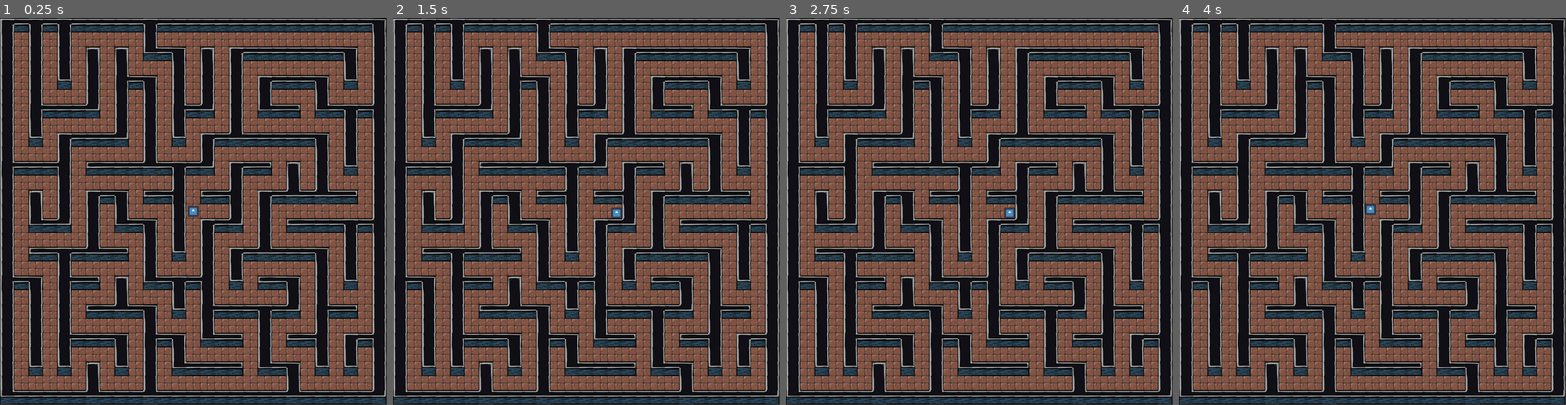
Above: before the commit, frames 1-4 (left to right).
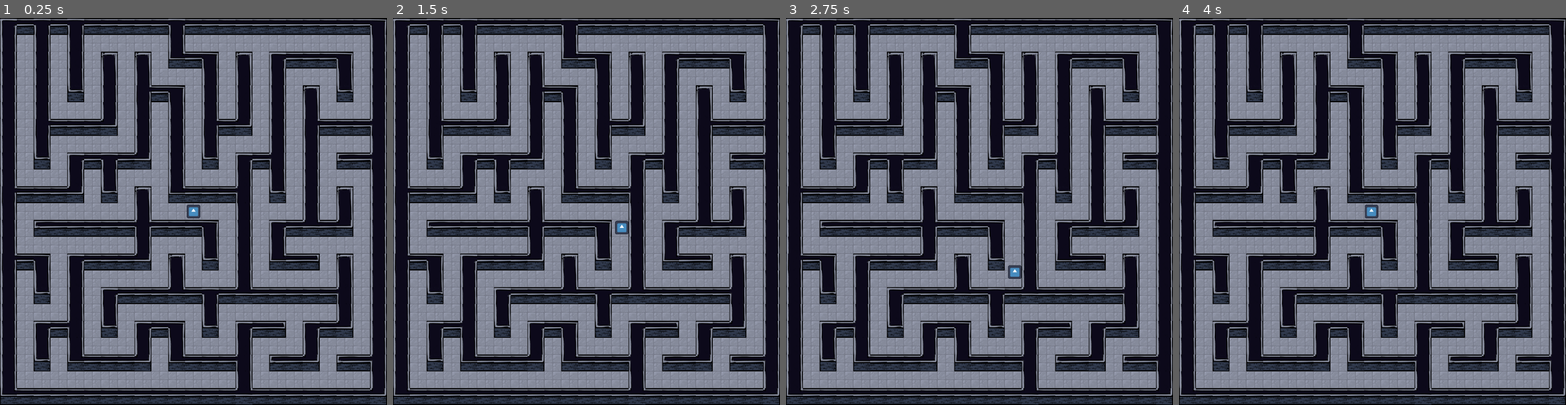
Above: after the commit, the same moments.

Repository: grotesquehead/01_maze
Game: Godot game, scene res://maze.tscn
Two runs of this game, one before a commit and one after it. Both use one fixed random seed, a clock stepped at 60 frames per second and the inputs below. The engine's default icon, where the game draws it, is replaced by a stand-in: a white triangle on a blue panel in a dark square.
Inputs:
- Up to frame 1 (0.25 s): no input
- Up to frame 2 (1.5 s): tap Enter at 0.5 s; hold D (move_right) 0.53-1.28 s; tap Space at 1.25 s; hold S (move_down) from 1.28 s (still down)
- Up to frame 3 (2.75 s): release S (move_down) at 2.03 s; hold D (move_right) from 2.03 s (still down)
- Up to frame 4 (4 s): tap Enter at 2.75 s; release D (move_right) at 2.78 s; hold W (move_up) 2.78-3.53 s; hold A (move_left) from 3.53 s (still down)
The window is 799x799 before the commit and 800x800 after it. Grey fills any space a smaller window leaves; there, only what the larger window draws over its background counts as a difference.

The runs differ from the first frame. In frame 1, 82% of the frame differs, in the area x 0-100%, y 0-100%; in frame 2, 82%; in frame 3, 82%; in frame 4, 82%.

Commit message:
Increase tile size to 40

Diff:
--- a/src/maze.tscn
+++ b/src/maze.tscn
@@ -7,22 +7,22 @@
 
 [sub_resource type="TileSetAtlasSource" id="TileSetAtlasSource_8u5pl"]
 texture = ExtResource("3_aj6cd")
-texture_region_size = Vector2i(32, 32)
+texture_region_size = Vector2i(40, 40)
 0:0/0 = 0
 
 [sub_resource type="TileSet" id="TileSet_7q5o3"]
-tile_size = Vector2i(32, 32)
+tile_size = Vector2i(40, 40)
 sources/0 = SubResource("TileSetAtlasSource_8u5pl")
 
 [sub_resource type="TileSetAtlasSource" id="TileSetAtlasSource_l84d8"]
 texture = ExtResource("3_r7rin")
-texture_region_size = Vector2i(32, 32)
+texture_region_size = Vector2i(40, 40)
 0:0/0 = 0
 0:0/0/terrain_set = 0
 0:0/0/terrain = 0
 0:0/0/physics_layer_0/linear_velocity = Vector2(0, 0)
 0:0/0/physics_layer_0/angular_velocity = 0.0
-0:0/0/physics_layer_0/polygon_0/points = PackedVector2Array(-16, -16, 16, -16, 16, 16, -16, 16)
+0:0/0/physics_layer_0/polygon_0/points = PackedVector2Array(-20, -20, -20, 20, 20, 20, 20, -20)
 0:0/0/terrains_peering_bit/right_side = 0
 0:0/0/terrains_peering_bit/bottom_side = 0
 1:0/0 = 0
@@ -30,7 +30,7 @@
 1:0/0/terrain = 0
 1:0/0/physics_layer_0/linear_velocity = Vector2(0, 0)
 1:0/0/physics_layer_0/angular_velocity = 0.0
-1:0/0/physics_layer_0/polygon_0/points = PackedVector2Array(-16, -16, 16, -16, 16, 16, -16, 16)
+1:0/0/physics_layer_0/polygon_0/points = PackedVector2Array(-20, -20, -20, 20, 20, 20, 20, -20)
 1:0/0/terrains_peering_bit/right_side = 0
 1:0/0/terrains_peering_bit/bottom_side = 0
 1:0/0/terrains_peering_bit/left_side = 0
@@ -39,22 +39,15 @@
 2:0/0/terrain = 0
 2:0/0/physics_layer_0/linear_velocity = Vector2(0, 0)
 2:0/0/physics_layer_0/angular_velocity = 0.0
-2:0/0/physics_layer_0/polygon_0/points = PackedVector2Array(-16, -16, 16, -16, 16, 16, -16, 16)
+2:0/0/physics_layer_0/polygon_0/points = PackedVector2Array(-20, -20, -20, 20, 20, 20, 20, -20)
 2:0/0/terrains_peering_bit/bottom_side = 0
 2:0/0/terrains_peering_bit/left_side = 0
-3:0/0 = 0
-3:0/0/terrain_set = 0
-3:0/0/terrain = 0
-3:0/0/physics_layer_0/linear_velocity = Vector2(0, 0)
-3:0/0/physics_layer_0/angular_velocity = 0.0
-3:0/0/physics_layer_0/polygon_0/points = PackedVector2Array(-16, -16, 16, -16, 16, 16, -16, 16)
-3:0/0/terrains_peering_bit/bottom_side = 0
 0:1/0 = 0
 0:1/0/terrain_set = 0
 0:1/0/terrain = 0
 0:1/0/physics_layer_0/linear_velocity = Vector2(0, 0)
 0:1/0/physics_layer_0/angular_velocity = 0.0
-0:1/0/physics_layer_0/polygon_0/points = PackedVector2Array(-16, -16, 16, -16, 16, 16, -16, 16)
+0:1/0/physics_layer_0/polygon_0/points = PackedVector2Array(-20, -20, -20, 20, 20, 20, 20, -20)
 0:1/0/terrains_peering_bit/right_side = 0
 0:1/0/terrains_peering_bit/bottom_side = 0
 0:1/0/terrains_peering_bit/top_side = 0
@@ -63,7 +56,7 @@
 1:1/0/terrain = 0
 1:1/0/physics_layer_0/linear_velocity = Vector2(0, 0)
 1:1/0/physics_layer_0/angular_velocity = 0.0
-1:1/0/physics_layer_0/polygon_0/points = PackedVector2Array(-16, -16, 16, -16, 16, 16, -16, 16)
+1:1/0/physics_layer_0/polygon_0/points = PackedVector2Array(-20, -20, -20, 20, 20, 20, 20, -20)
 1:1/0/terrains_peering_bit/right_side = 0
 1:1/0/terrains_peering_bit/bottom_side = 0
 1:1/0/terrains_peering_bit/left_side = 0
@@ -73,24 +66,16 @@
 2:1/0/terrain = 0
 2:1/0/physics_layer_0/linear_velocity = Vector2(0, 0)
 2:1/0/physics_layer_0/angular_velocity = 0.0
-2:1/0/physics_layer_0/polygon_0/points = PackedVector2Array(-16, -16, 16, -16, 16, 16, -16, 16)
+2:1/0/physics_layer_0/polygon_0/points = PackedVector2Array(-20, -20, -20, 20, 20, 20, 20, -20)
 2:1/0/terrains_peering_bit/bottom_side = 0
 2:1/0/terrains_peering_bit/left_side = 0
 2:1/0/terrains_peering_bit/top_side = 0
-3:1/0 = 0
-3:1/0/terrain_set = 0
-3:1/0/terrain = 0
-3:1/0/physics_layer_0/linear_velocity = Vector2(0, 0)
-3:1/0/physics_layer_0/angular_velocity = 0.0
-3:1/0/physics_layer_0/polygon_0/points = PackedVector2Array(-16, -16, 16, -16, 16, 16, -16, 16)
-3:1/0/terrains_peering_bit/bottom_side = 0
-3:1/0/terrains_peering_bit/top_side = 0
 0:2/0 = 0
 0:2/0/terrain_set = 0
 0:2/0/terrain = 0
 0:2/0/physics_layer_0/linear_velocity = Vector2(0, 0)
 0:2/0/physics_layer_0/angular_velocity = 0.0
-0:2/0/physics_layer_0/polygon_0/points = PackedVector2Array(-16, -16, 16, -16, 16, 16, -16, 16)
+0:2/0/physics_layer_0/polygon_0/points = PackedVector2Array(-20, -20, -20, 20, 20, 20, 20, -20)
 0:2/0/terrains_peering_bit/right_side = 0
 0:2/0/terrains_peering_bit/top_side = 0
 1:2/0 = 0
@@ -98,7 +83,7 @@
 1:2/0/terrain = 0
 1:2/0/physics_layer_0/linear_velocity = Vector2(0, 0)
 1:2/0/physics_layer_0/angular_velocity = 0.0
-1:2/0/physics_layer_0/polygon_0/points = PackedVector2Array(-16, -16, 16, -16, 16, 16, -16, 16)
+1:2/0/physics_layer_0/polygon_0/points = PackedVector2Array(-20, -20, -20, 20, 20, 20, 20, -20)
 1:2/0/terrains_peering_bit/right_side = 0
 1:2/0/terrains_peering_bit/left_side = 0
 1:2/0/terrains_peering_bit/top_side = 0
@@ -107,47 +92,62 @@
 2:2/0/terrain = 0
 2:2/0/physics_layer_0/linear_velocity = Vector2(0, 0)
 2:2/0/physics_layer_0/angular_velocity = 0.0
-2:2/0/physics_layer_0/polygon_0/points = PackedVector2Array(-16, -16, 16, -16, 16, 16, -16, 16)
+2:2/0/physics_layer_0/polygon_0/points = PackedVector2Array(-20, -20, -20, 20, 20, 20, 20, -20)
 2:2/0/terrains_peering_bit/left_side = 0
 2:2/0/terrains_peering_bit/top_side = 0
+3:0/0 = 0
+3:0/0/terrain_set = 0
+3:0/0/terrain = 0
+3:0/0/physics_layer_0/linear_velocity = Vector2(0, 0)
+3:0/0/physics_layer_0/angular_velocity = 0.0
+3:0/0/physics_layer_0/polygon_0/points = PackedVector2Array(-20, -20, -20, 20, 20, 20, 20, -20)
+3:0/0/terrains_peering_bit/bottom_side = 0
+3:1/0 = 0
+3:1/0/terrain_set = 0
+3:1/0/terrain = 0
+3:1/0/physics_layer_0/linear_velocity = Vector2(0, 0)
+3:1/0/physics_layer_0/angular_velocity = 0.0
+3:1/0/physics_layer_0/polygon_0/points = PackedVector2Array(-20, -20, -20, 20, 20, 20, 20, -20)
+3:1/0/terrains_peering_bit/bottom_side = 0
+3:1/0/terrains_peering_bit/top_side = 0
 3:2/0 = 0
 3:2/0/terrain_set = 0
 3:2/0/terrain = 0
 3:2/0/physics_layer_0/linear_velocity = Vector2(0, 0)
 3:2/0/physics_layer_0/angular_velocity = 0.0
-3:2/0/physics_layer_0/polygon_0/points = PackedVector2Array(-16, -16, 16, -16, 16, 16, -16, 16)
+3:2/0/physics_layer_0/polygon_0/points = PackedVector2Array(-20, -20, -20, 20, 20, 20, 20, -20)
 3:2/0/terrains_peering_bit/top_side = 0
+3:3/0 = 0
+3:3/0/terrain_set = 0
+3:3/0/terrain = 0
+3:3/0/physics_layer_0/linear_velocity = Vector2(0, 0)
+3:3/0/physics_layer_0/angular_velocity = 0.0
+3:3/0/physics_layer_0/polygon_0/points = PackedVector2Array(-20, -20, -20, 20, 20, 20, 20, -20)
+2:3/0 = 0
+2:3/0/terrain_set = 0
+2:3/0/terrain = 0
+2:3/0/physics_layer_0/linear_velocity = Vector2(0, 0)
+2:3/0/physics_layer_0/angular_velocity = 0.0
+2:3/0/physics_layer_0/polygon_0/points = PackedVector2Array(-20, -20, -20, 20, 20, 20, 20, -20)
+2:3/0/terrains_peering_bit/left_side = 0
+1:3/0 = 0
+1:3/0/terrain_set = 0
+1:3/0/terrain = 0
+1:3/0/physics_layer_0/linear_velocity = Vector2(0, 0)
+1:3/0/physics_layer_0/angular_velocity = 0.0
+1:3/0/physics_layer_0/polygon_0/points = PackedVector2Array(-20, -20, -20, 20, 20, 20, 20, -20)
+1:3/0/terrains_peering_bit/right_side = 0
+1:3/0/terrains_peering_bit/left_side = 0
 0:3/0 = 0
 0:3/0/terrain_set = 0
 0:3/0/terrain = 0
 0:3/0/physics_layer_0/linear_velocity = Vector2(0, 0)
 0:3/0/physics_layer_0/angular_velocity = 0.0
-0:3/0/physics_layer_0/polygon_0/points = PackedVector2Array(-16, -16, 16, -16, 16, 16, -16, 16)
+0:3/0/physics_layer_0/polygon_0/points = PackedVector2Array(-20, -20, -20, 20, 20, 20, 20, -20)
 0:3/0/terrains_peering_bit/right_side = 0
-1:3/0 = 0
-1:3/0/terrain_set = 0
-1:3/0/terrain = 0
-1:3/0/physics_layer_0/linear_velocity = Vector2(0, 0)
-1:3/0/physics_layer_0/angular_velocity = 0.0
-1:3/0/physics_layer_0/polygon_0/points = PackedVector2Array(-16, -16, 16, -16, 16, 16, -16, 16)
-1:3/0/terrains_peering_bit/right_side = 0
-1:3/0/terrains_peering_bit/left_side = 0
-2:3/0 = 0
-2:3/0/terrain_set = 0
-2:3/0/terrain = 0
-2:3/0/physics_layer_0/linear_velocity = Vector2(0, 0)
-2:3/0/physics_layer_0/angular_velocity = 0.0
-2:3/0/physics_layer_0/polygon_0/points = PackedVector2Array(-16, -16, 16, -16, 16, 16, -16, 16)
-2:3/0/terrains_peering_bit/left_side = 0
-3:3/0 = 0
-3:3/0/terrain_set = 0
-3:3/0/terrain = 0
-3:3/0/physics_layer_0/linear_velocity = Vector2(0, 0)
-3:3/0/physics_layer_0/angular_velocity = 0.0
-3:3/0/physics_layer_0/polygon_0/points = PackedVector2Array(-16, -16, 16, -16, 16, 16, -16, 16)
 
 [sub_resource type="TileSet" id="TileSet_750n3"]
-tile_size = Vector2i(32, 32)
+tile_size = Vector2i(40, 40)
 physics_layer_0/collision_layer = 1
 terrain_set_0/mode = 0
 terrain_set_0/terrain_0/name = "Terrain 0"
@@ -163,11 +163,11 @@
 layer_0/tile_data = PackedInt32Array(65537, 0, 0, 131073, 0, 0, 196609, 0, 0, 262145, 0, 0, 327682, 0, 0, 327683, 0, 0, …(6816 unchanged characters)…
 
 [node name="TileMap" type="TileMap" parent="."]
-position = Vector2(32, 32)
+position = Vector2(40, 40)
 tile_set = SubResource("TileSet_750n3")
 cell_quadrant_size = 17
 format = 2
 
 [node name="Player" parent="." instance=ExtResource("4_xpdap")]
-position = Vector2(432, 432)
+position = Vector2(460, 460)
 speed = 192
--- a/src/player.tscn
+++ b/src/player.tscn
@@ -4,7 +4,7 @@
 [ext_resource type="Texture2D" uid="uid://c63ydfex7rxxt" path="res://icon.svg" id="2_ruyty"]
 
 [sub_resource type="RectangleShape2D" id="RectangleShape2D_q3riw"]
-size = Vector2(24, 24)
+size = Vector2(32, 32)
 
 [node name="Player" type="CharacterBody2D"]
 script = ExtResource("1_hcgwo")
@@ -14,5 +14,5 @@
 shape = SubResource("RectangleShape2D_q3riw")
 
 [node name="Sprite2D" type="Sprite2D" parent="."]
-scale = Vector2(0.188, 0.188)
+scale = Vector2(0.25, 0.25)
 texture = ExtResource("2_ruyty")
--- a/src/project.godot
+++ b/src/project.godot
@@ -17,8 +17,10 @@
 
 [display]
 
-window/size/viewport_width=864
-window/size/viewport_height=864
+window/size/viewport_width=920
+window/size/viewport_height=920
+window/size/resizable=false
+window/size/borderless=true
 
 [input]
 
--- a/src/scripts/maze.gd
+++ b/src/scripts/maze.gd
@@ -1,6 +1,6 @@
 extends Node2D
 
-@export var grid_size: int = 13
+@export var grid_size: int = 11
 @export var cell_size: int = 2
 var grid: Array = []
 var rng = RandomNumberGenerator.new()
Binary file changed: src/floor_tile.png
Binary file changed: src/wall_tile.png
Not shown, removed: src/.wall_tile.png-autosave.kra
